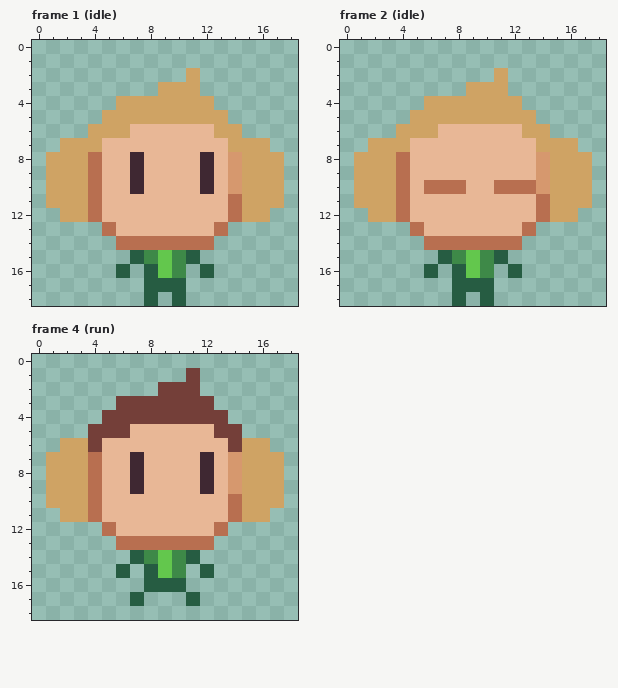
One commit to this pixel-art file: sprites/characters.aseprite. Above: the version before the commit.
19x19 pixels, 13 frames. Shown: frame 1 (idle), frame 2 (idle), frame 4 (run). The commit also changed other frames, which this record leaves out.
After:
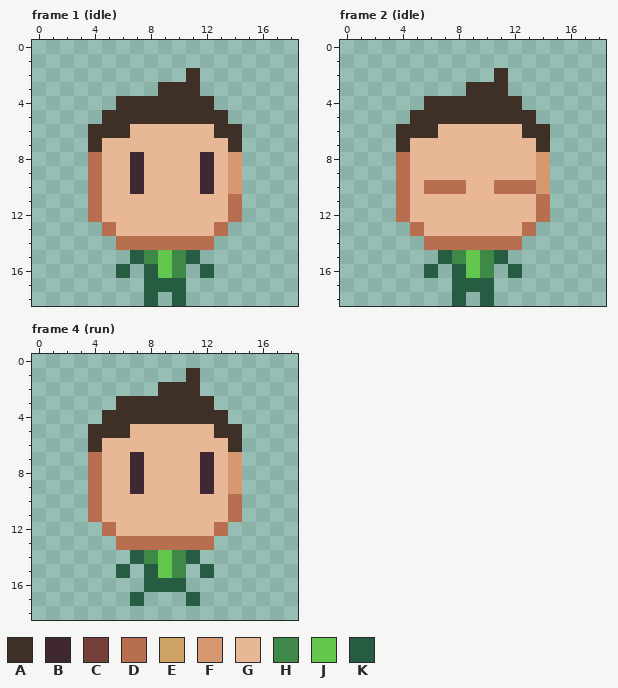
Palette (. is transparent): A #3e2f27  B #3f2832  C #743f39  D #b86f50  E #cfa364  F #d6986e  G #e8b796  H #3e8948  J #63c74d  K #265c42
Changes in this commit:
layer "HairBigDark" now hidden
layer "HairBigLight" now hidden
layer "HairPointyBlack" added
layer "HairPointyDark" now hidden
layer "HairPointyLight" now hidden
Frame 1 (idle):
Colour E becomes colour A in row 2 at x 11; in row 3 at x 9 to 11; in row 4 at x 6 to 12; in row 5 at x 5 to 13; in row 6 at x 4 to 6 and 13 to 14; in row 7 at x 4 and 14.
Colour E is gone in row 7 at x 2 to 3 and 15 to 16; in rows 8 to 11 at x 1 to 3 and 15 to 17; in row 12 at x 2 to 3 and 15 to 16.
Frame 2 (idle): the same change as frame 1 (idle)
Frame 4 (run):
Colour C becomes colour A in row 1 at x 11; in row 2 at x 9 to 11; in row 3 at x 6 to 12; in row 4 at x 5 to 13; in row 5 at x 4 to 6 and 13 to 14; in row 6 at x 4 and 14.
Colour E is gone in row 6 at x 2 to 3 and 15 to 16; in rows 7 to 10 at x 1 to 3 and 15 to 17; in row 11 at x 2 to 3 and 15 to 16.
Where, in picture pixels (left, top, right, bottom), the same in both pictures:
changed: (46, 68, 284, 222)
changed: (354, 68, 592, 222)
changed: (46, 368, 284, 522)
